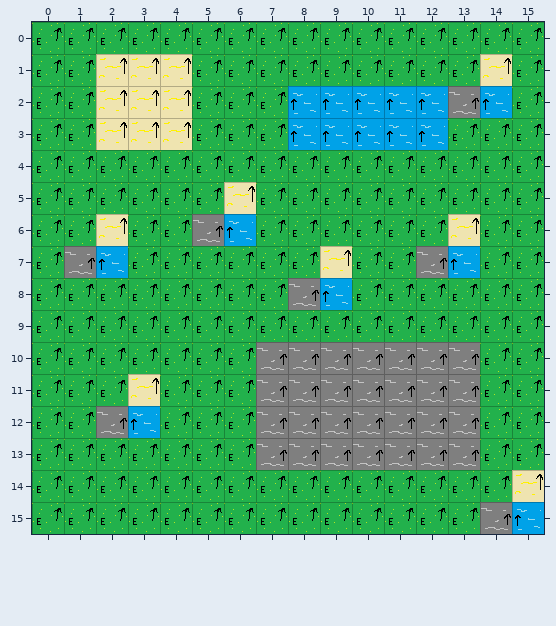
An edit to a level. Tiled map, src/Assets/Resources/Levels/TestMap1.tmx. Above is the file before it was changed.
Cells are 32x32 px. Shown: x 0..15, y 0..15.
Now the later version:
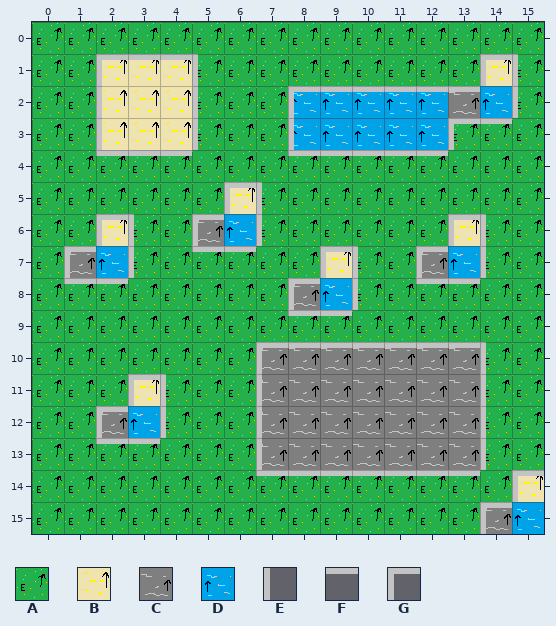
Key: from "Basic": A 0, B 1, C 2, D 3; from "Walls": E 0, F 1, G 2.
_ is an empty cell.
Tiles replaced or removed in this view: A, B, C, D.
Tiles of an added or newly shown layer are drawn over the layers below it.
What changed:
Changed rows in their new state; . is an unchanged cell.
Layer "Tile Layer 1" (removed):
first column x 1:
 1 .____........__
 2 ._.._..______._
 3 ._.._.._....__.
 4 .___..._____...
 5 .....__........
 6 .__._._.....__.
 7 _._.__..__._._.
 8 __....._._.__..
 9 .......__......
10 ......________.
11 ..__.._......_.
12 ._._.._......_.
13 .__..._......_.
14 ......_______._
15 ............._.
Layer "Ground" (added):
first column x 1:
 1 .BBBA........BA
 2 .B..A..DDDDDC.A
 3 .B..A..D....AA.
 4 .AAA...AAAAA...
 5 .....BA........
 6 .BA.C.A.....BA.
 7 C.A.AA..BA.C.A.
 8 AA.....C.A.AA..
 9 .......AA......
10 ......CCCCCCCA.
11 ..BA..C......A.
12 .C.A..C......A.
13 .AA...C......A.
14 ......AAAAAAA.B
15 .............C.
Layer "Walls" (added):
first column x 1:
 1 .GFFE........GE
 2 .E..E..GFFFFF.E
 3 .E..E..E....GF.
 4 .FFF...FFFFF...
 5 .....GE........
 6 .GE.G.E.....GE.
 7 G.E.FF..GE.G.E.
 8 FF.....G.E.FF..
 9 .......FF......
10 ......GFFFFFFE.
11 ..GE..E......E.
12 .G.E..E......E.
13 .FF...E......E.
14 ......FFFFFFF.G
15 .............G.
Pixel boxes of the changes (left, top, right, bottom) in both pictures:
changed: (64, 54, 544, 534)
